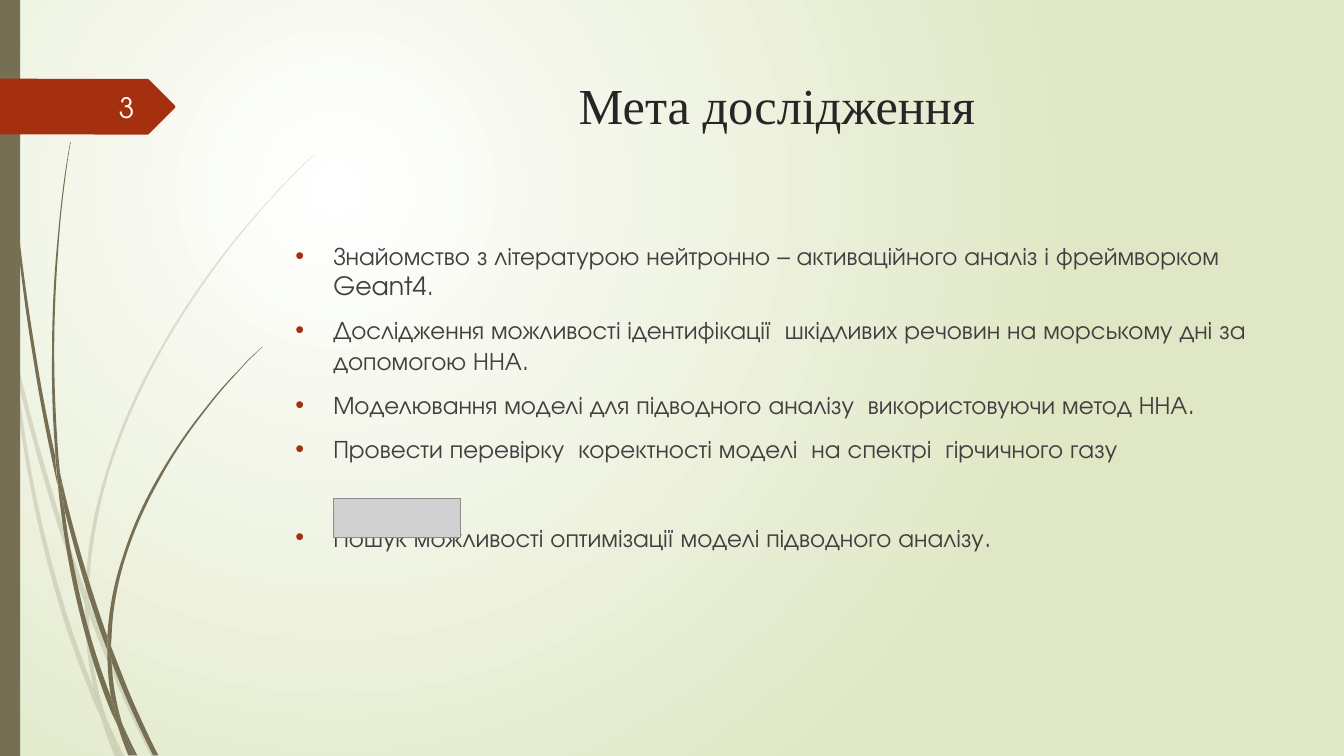
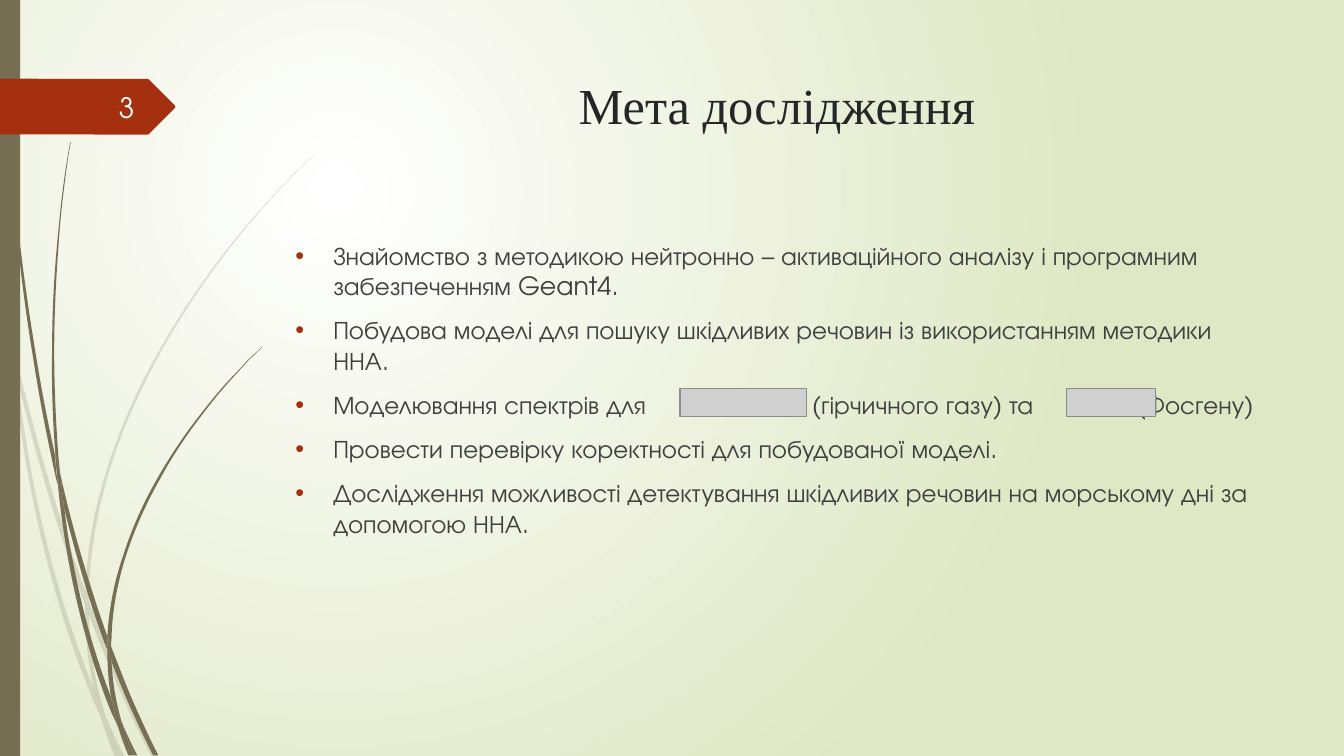
Before and after one commit to npd2020/diploms, a slide deck: slide 3 of a.mulyar/GW/Звіт/Муляр Андрій.pptx. Drawn at 1344x756 pixels with LibreOffice and Linux fonts; fonts in the diff are those of the drawing; grey boxes stand for pictures. Boxes give left, top, right and bottom in pixels: in the first picture for what was removed or moved away, otherwise in the second. Text is boxed around its words. In the diff, an @@ line names an element or a change of style, - is before the commit and + after.

```diff
--- a/a.mulyar/GW/Звіт/Муляр Андрій.pptx
+++ b/a.mulyar/GW/Звіт/Муляр Андрій.pptx
@@ text at (333, 247, 1247, 537): text changed @@
-• Знайомство з літературою нейтронно – активаційного аналіз і фреймворком Geant4.
-• Дослідження можливості ідентифікації шкідливих речовин на морському дні за допомогою ННА.
-• Моделювання моделі для підводного аналізу використовуючи метод ННА.
-• Провести перевірку коректності моделі на спектрі гірчичного газу
-• Пошук можливості оптимізації моделі підводного аналізу.
+• Знайомство з методикою нейтронно – активаційного аналізу і програмним забезпеченням Geant4.
+• Побудова моделі для пошуку шкідливих речовин із використанням методики ННА.
+• Моделювання спектрів для (гірчичного газу) та (Фосгену)
+• Провести перевірку коректності для побудованої моделі.
+• Дослідження можливості детектування шкідливих речовин на морському дні за допомогою ННА.
@@ picture: place and size @@
-picture at (334, 499, 461, 537)
+picture at (681, 389, 808, 417)
@@ picture added at (1067, 389, 1155, 417) @@
```
Also in this commit, not shown: 7 other slides changed.
